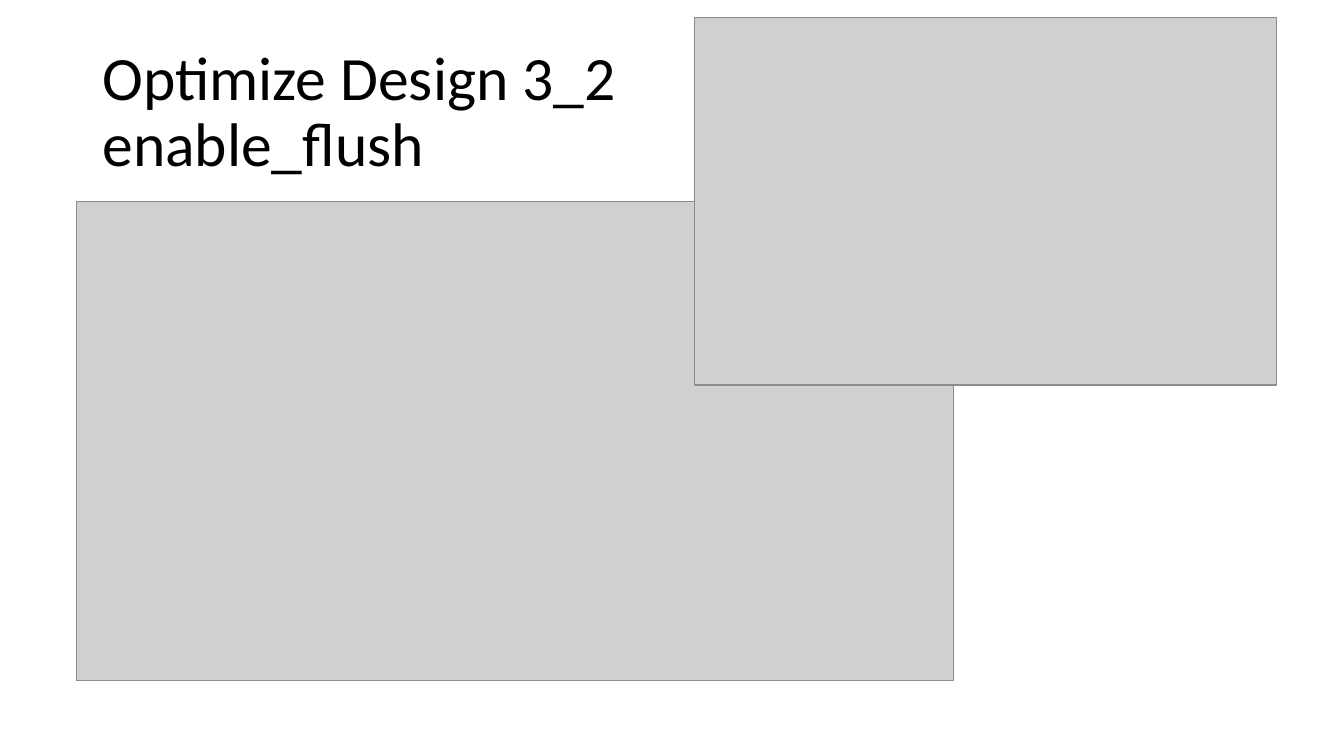
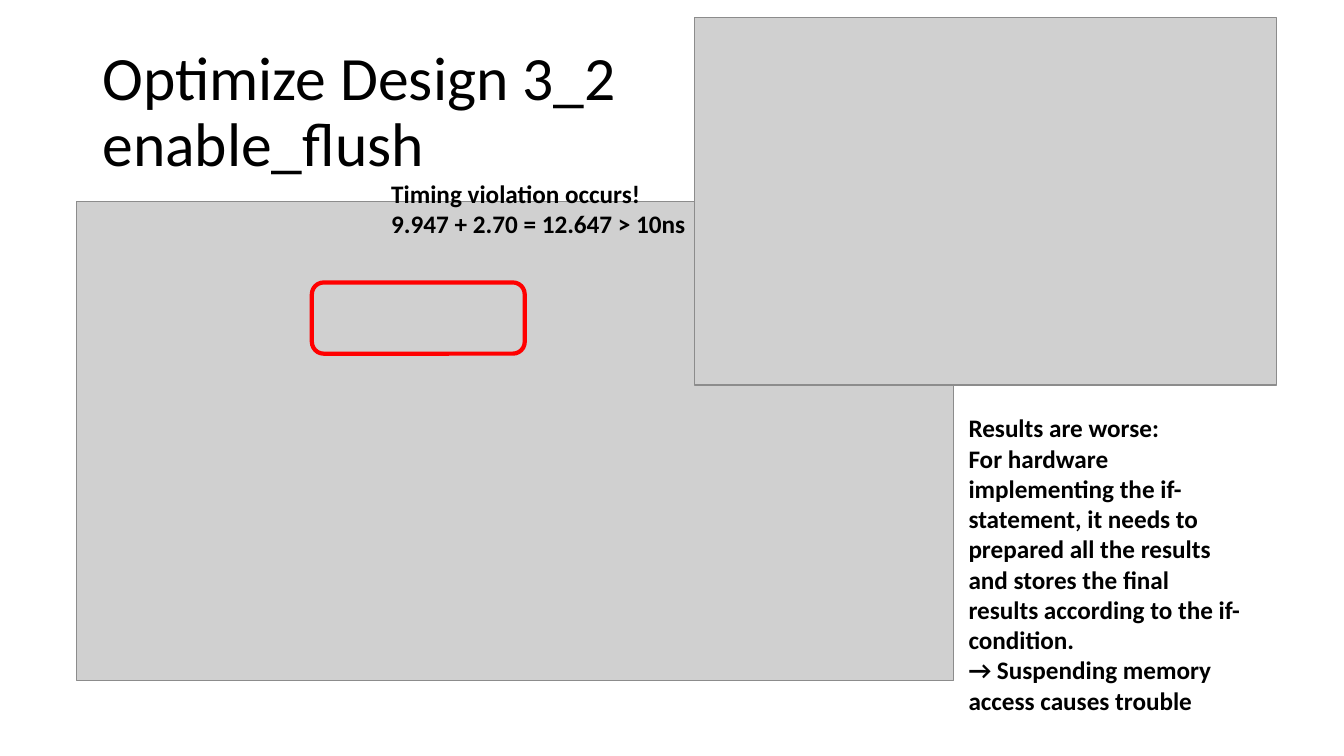
Before and after one commit to EvanLu0815/HLS, a slide deck: slide 22 of LABB_video_processing/110061562_presentation.pptx (slide 21 before the commit). Drawn at 1344x756 pixels with LibreOffice and Linux fonts; fonts in the diff are those of the drawing; grey boxes stand for pictures. Boxes give left, top, right and bottom in pixels: in the first picture for what was removed or moved away, otherwise in the second. Text is boxed around its words. In the diff, an @@ line names an element or a change of style, - is before the commit and + after.

```diff
--- a/LABB_video_processing/110061562_presentation.pptx
+++ b/LABB_video_processing/110061562_presentation.pptx
@@ text added at [391, 183, 685, 233], 18 pt, text #000000, bold @@
+Timing violation occurs! 9.947 + 2.70 = 12.647 > 10ns
@@ rounded rectangle added at [312, 282, 524, 354], outline #FF0000 3 pt @@
@@ text added at [969, 419, 1240, 711], 18 pt, text #000000, bold @@
+Results are worse:
+For hardware implementing the if-statement, it needs to prepared all the results and stores the final results according to the if-condition.
+→ Suspending memory access causes trouble
```
Also in this commit, not shown: 10 other slides changed, 2 slides added.
